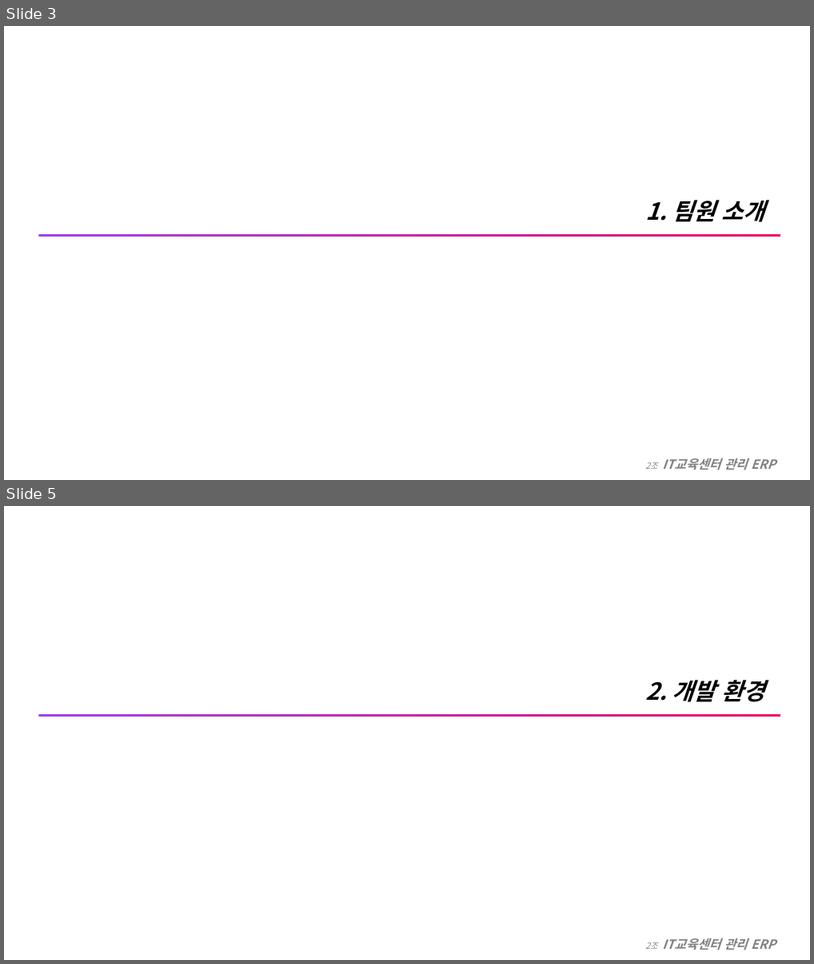
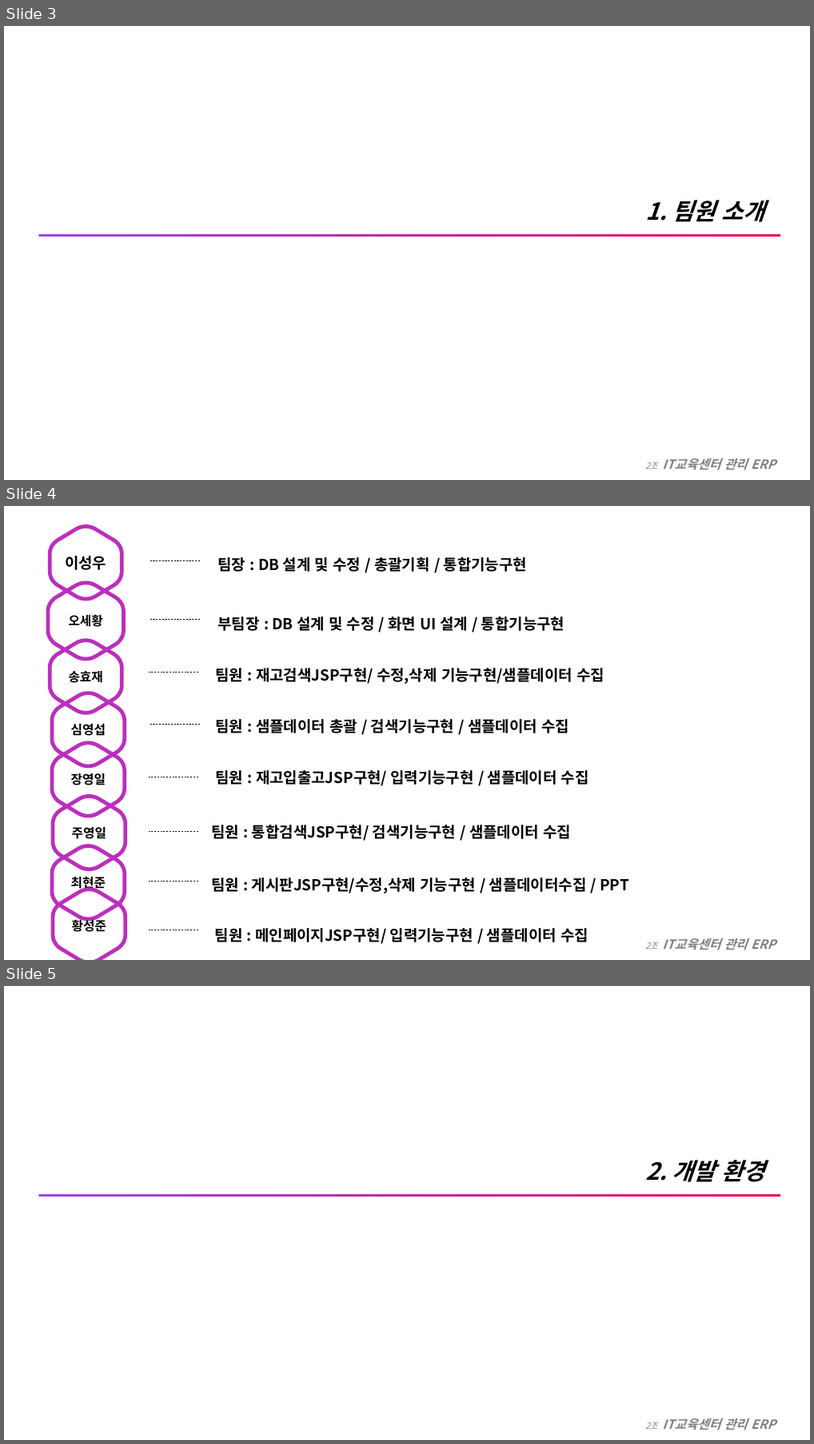
Before and after one commit to SungWoo0315/study-repository, a slide deck: PDF&PPT/예시자료_KOSMO_프로젝트 산출물_국내 취업반 35기_2조 z_kosmo_시연회_v7.pptx. Shown one above the other, each under a label of ours: slides 3 and 5 before the commit, slides 3, 4 and 5 after it; the slides between them are not shown. The pictures are 814x964 and 814x1444 pixels, drawn with LibreOffice and Linux fonts; fonts in the diff are those of the drawing. Boxes give left, top, right and bottom in pixels: in the first picture for what was removed or moved away, otherwise in the second. Text is boxed around its words. In the diff, an @@ line names an element or a change of style, - is before the commit and + after.

```diff
--- a/PDF&PPT/예시자료_KOSMO_프로젝트 산출물_국내 취업반 35기_2조 z_kosmo_시연회_v7.pptx
+++ b/PDF&PPT/예시자료_KOSMO_프로젝트 산출물_국내 취업반 35기_2조 z_kosmo_시연회_v7.pptx
@@ slide 4 added at box(4, 506, 810, 960), background #FFFFFF @@
@@ group added at box(48, 527, 630, 960): 8 freeform shapes, 8 lines, 8 texts @@
+오세황
+송효재
+이성우
+심영섭
+주영일
+장영일
+최현준
+황성준
+팀장 : DB 설계 및 수정 / 총괄기획 / 통합기능구현
+부팀장 : DB 설계 및 수정 / 화면 UI 설계 / 통합기능구현
+팀원 : 재고검색JSP구현/ 수정,삭제 기능구현/샘플데이터 수집
+팀원 : 재고입출고JSP구현/ 입력기능구현 / 샘플데이터 수집
+팀원 : 게시판JSP구현/수정,삭제 기능구현 / 샘플데이터수집 / PPT
+팀원 : 샘플데이터 총괄 / 검색기능구현 / 샘플데이터 수집
+팀원 : 통합검색JSP구현/ 검색기능구현 / 샘플데이터 수집
+팀원 : 메인페이지JSP구현/ 입력기능구현 / 샘플데이터 수집
@@ text added at box(646, 938, 776, 950), 15 pt, text #808080, bold, italic @@
+2조 IT교육센터 관리 ERP
```
Also in this commit, not shown: 19 slides changed, 1 slide removed.
